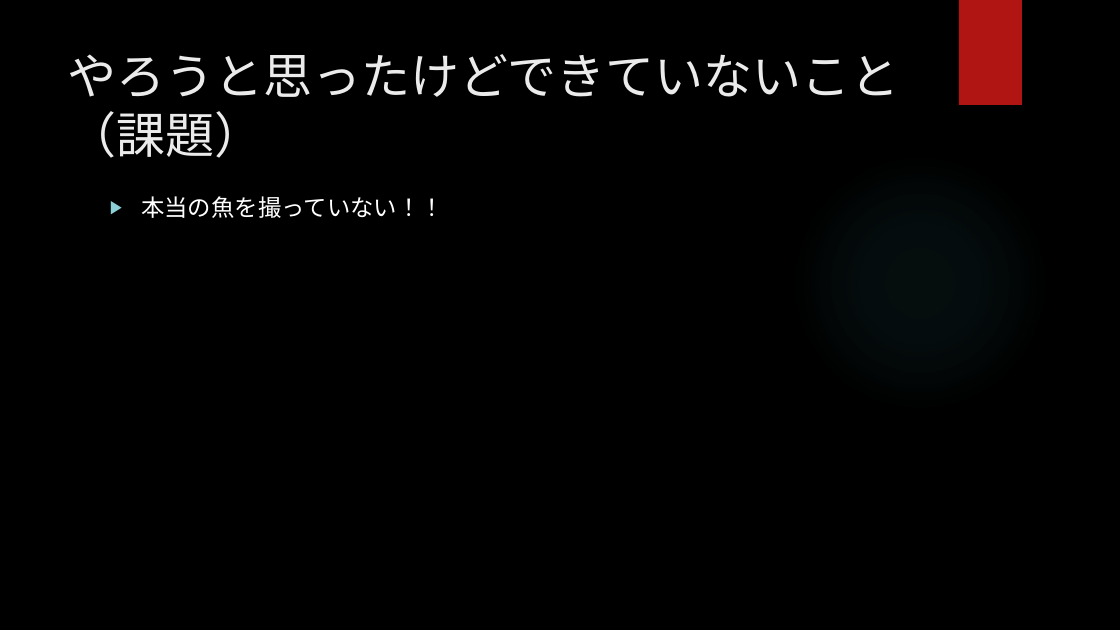
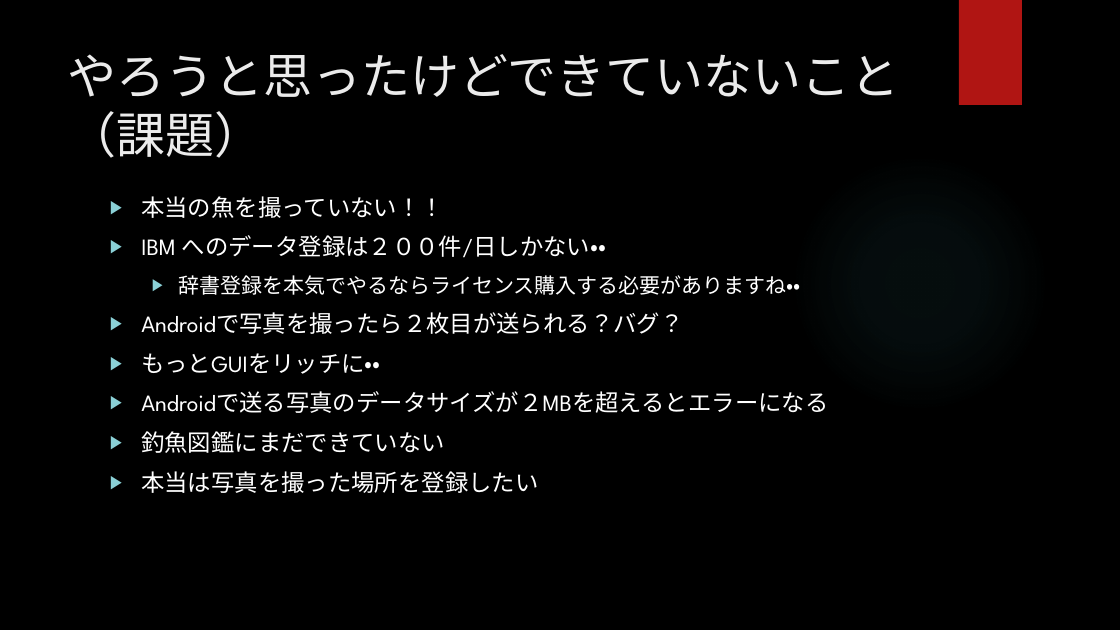
Before and after one commit to black-dog/uocolle, a slide deck: slide 8 of work/turibito.pptx. Drawn at 1120x630 pixels with LibreOffice and Linux fonts; fonts in the diff are those of the drawing; background and template pictures are left out. Boxes give left, top, right and bottom in pixels: in the first picture for what was removed or moved away, otherwise in the second. Text is boxed around its words. In the diff, an @@ line names an element or a change of style, - is before the commit and + after.

Commit message:
edit presentation doc.

```diff
--- a/work/turibito.pptx
+++ b/work/turibito.pptx
@@ text at (141, 235, 828, 493): paragraphs added @@
+▶ IBM へのデータ登録は２００件/日しかない・・
+  ▶ 辞書登録を本気でやるならライセンス購入する必要がありますね・・
+▶ Androidで写真を撮ったら２枚目が送られる？バグ？
+▶ もっとGUIをリッチに・・
+▶ Androidで送る写真のデータサイズが２MBを超えるとエラーになる
+▶ 釣魚図鑑にまだできていない
+▶ 本当は写真を撮った場所を登録したい
```
Also in this commit, not shown: 1 other slide changed.
